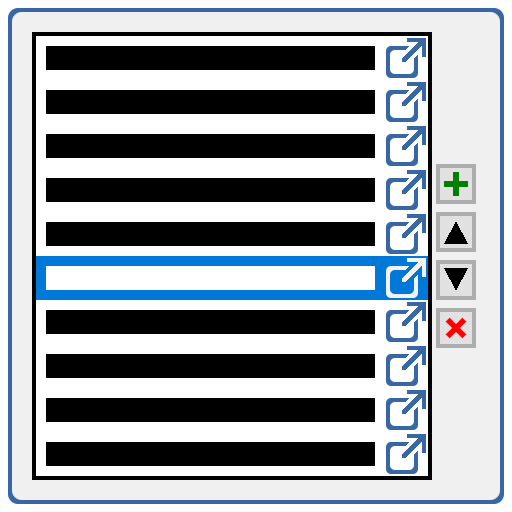
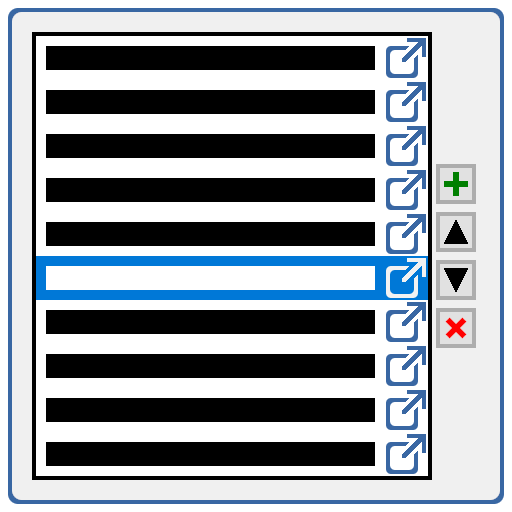
Comparing the layer stacks of the two 512 x 512 images. Changes:
painted on "Up Button" over [444, 220, 468, 243]
painted on "Down Button" over [444, 269, 468, 292]
